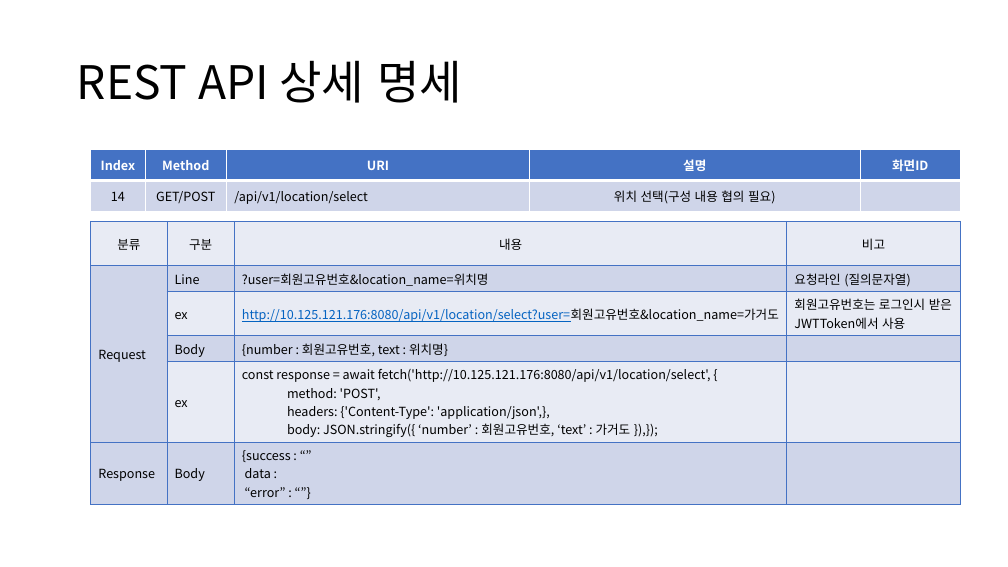
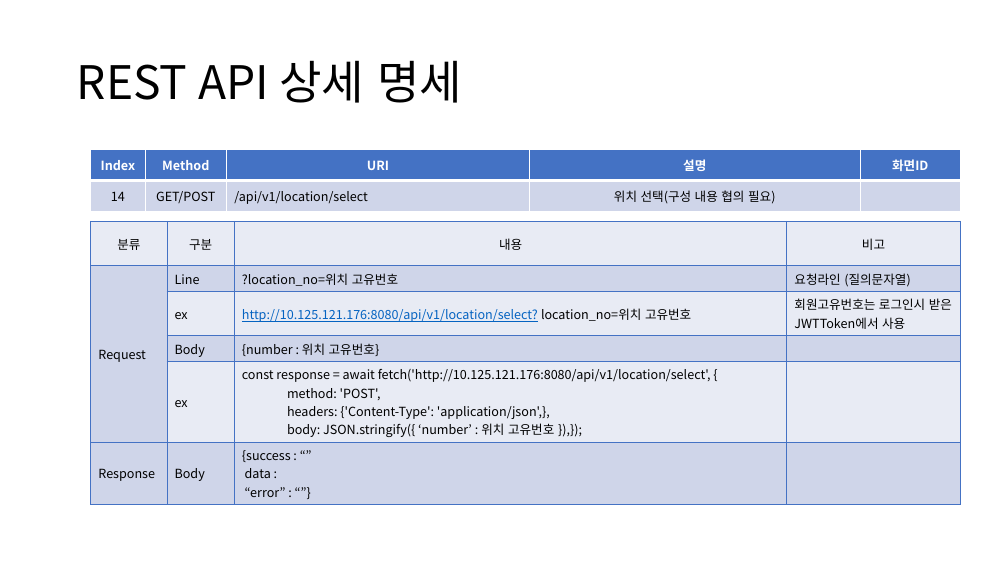
Before and after one commit to sujidaddy/workspace_miniproject, a slide deck: slide 36 of 미니프로젝트계획서제출용.pptx. Drawn at 1008x567 pixels with LibreOffice and Linux fonts; fonts in the diff are those of the drawing. Boxes give left, top, right and bottom in pixels: in the first picture for what was removed or moved away, otherwise in the second. Text is boxed around its words. In the diff, an @@ line names an element or a change of style, - is before the commit and + after.

Commit message:
위치 선택시 처리사항 수정

```diff
--- a/미니프로젝트계획서제출용.pptx
+++ b/미니프로젝트계획서제출용.pptx
@@ table at (91,222,960,501) @@
-row 2, column 3: ?user=회원고유번호&location_name=위치명
+row 2, column 3: ?location_no=위치 고유번호
-row 3, column 3: http://10.125.121.176:8080/api/v1/location/select?user=회원고유번호&location_name=가거도
+row 3, column 3: http://10.125.121.176:8080/api/v1/location/select? location_no=위치 고유번호
-row 4, column 3: {number : 회원고유번호, text : 위치명}
+row 4, column 3: {number : 위치 고유번호}
-row 5, column 3: const response = await fetch('http://10.125.121.176:8080/api/v1/location/select', { / method: 'POST', / headers: {'Content-Type': 'application/json',}, / body: JSON.stringify({ ‘number’ : 회원고유번호, ‘text’ : 가거도 }),});
+row 5, column 3: const response = await fetch('http://10.125.121.176:8080/api/v1/location/select', { / method: 'POST', / headers: {'Content-Type': 'application/json',}, / body: JSON.stringify({ ‘number’ : 위치 고유번호 }),});
```
Also in this commit, not shown: 2 other files.
